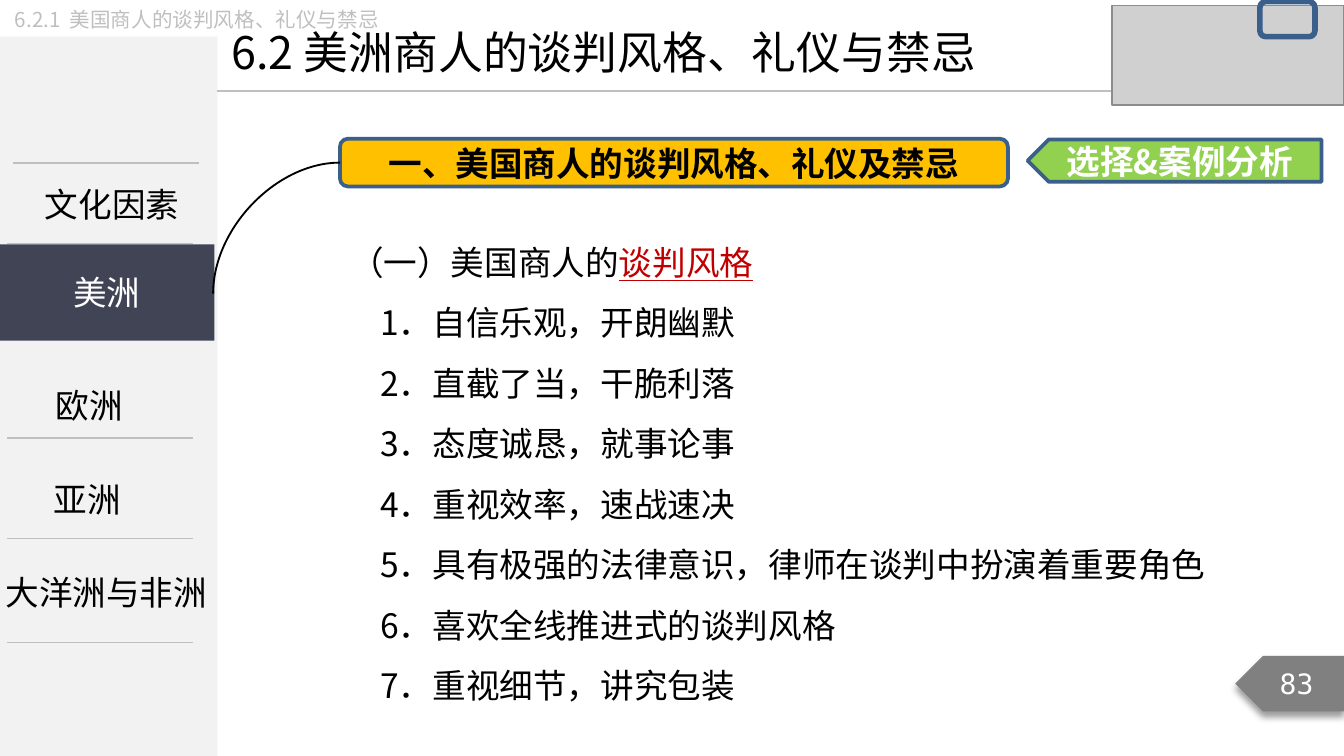
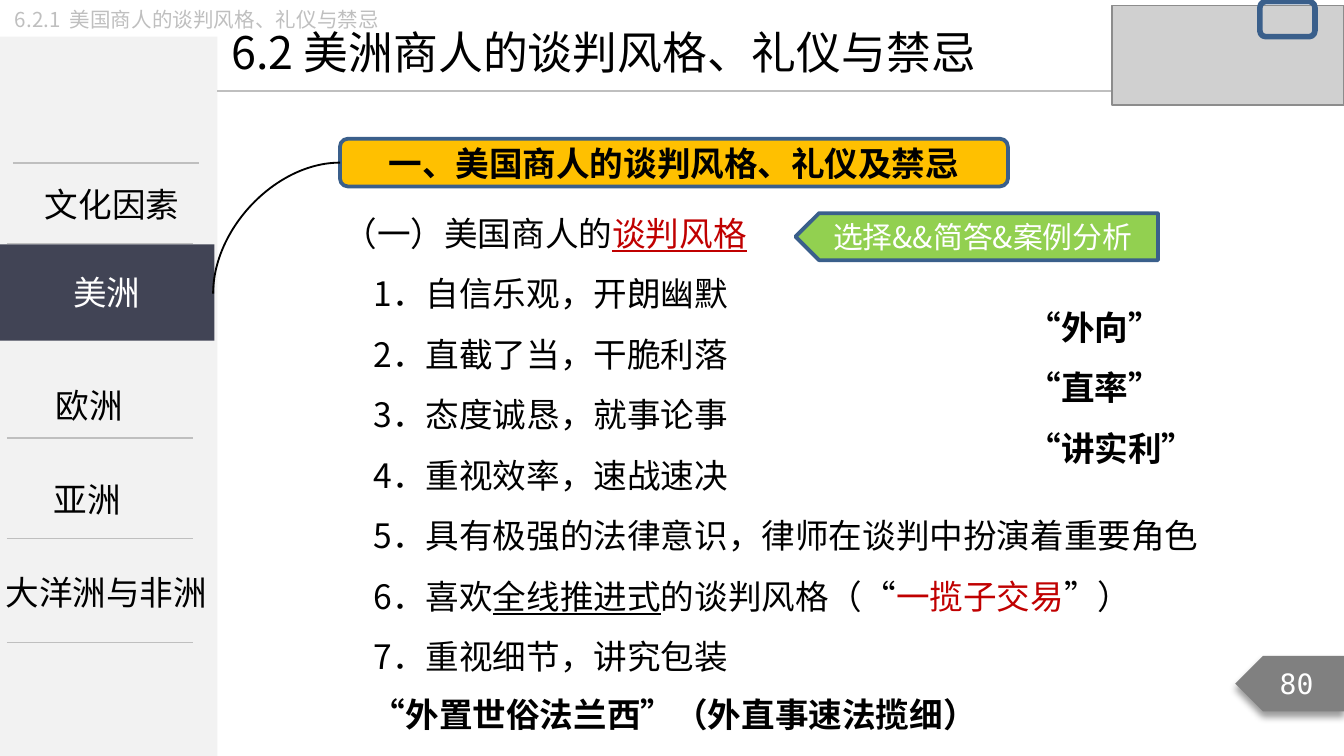
Before and after one commit to Call-me-zhy/tangtang, a slide deck: slide 80 of 3 国际商务谈判/课件/国际商务谈判精讲6.pptx (slide 83 before the commit). Drawn at 1344x756 pixels with LibreOffice and Linux fonts; fonts in the diff are those of the drawing; grey boxes stand for pictures. Boxes give left, top, right and bottom in pixels: in the first picture for what was removed or moved away, otherwise in the second. Text is boxed around its words. In the diff, an @@ line names an element or a change of style, - is before the commit and + after.

Commit message:
新增课件 国际商务谈判精讲7

```diff
--- a/3 国际商务谈判/课件/国际商务谈判精讲6.pptx
+++ b/3 国际商务谈判/课件/国际商务谈判精讲6.pptx
@@ text "（一）美国商人的谈判风格" moved from (x1=350, y1=246, x2=1205, y2=702) to (x1=343, y1=217, x2=1199, y2=673) @@
@@ pentagon arrow "选择&&简答&案例分析" resized from (x1=1028, y1=140, x2=1322, y2=183) to (x1=796, y1=214, x2=1159, y2=261) @@
@@ text in pentagon arrow at (x1=833, y1=223, x2=1132, y2=251): text changed; size 18 to 16 pt; bold off @@
-选择&案例分析
+选择&&简答&案例分析
@@ text added at (x1=1027, y1=311, x2=1195, y2=464), 18 pt, text #000000, bold @@
+“外向”
+“直率”
+“讲实利”
@@ text at (x1=374, y1=580, x2=1132, y2=615): text changed @@
-6．喜欢全线推进式的谈判风格
+6．喜欢全线推进式的谈判风格（“一揽子交易”）
@@ page number at (x1=1280, y1=673, x2=1314, y2=695): text changed @@
-83
+80
@@ text added at (x1=372, y1=698, x2=977, y2=731), 18 pt, text #000000, bold @@
+“外置世俗法兰西”（外直事速法揽细）
```
Also in this commit, not shown: 43 other slides changed, 3 slides added, 7 slides removed, 9 other files.
